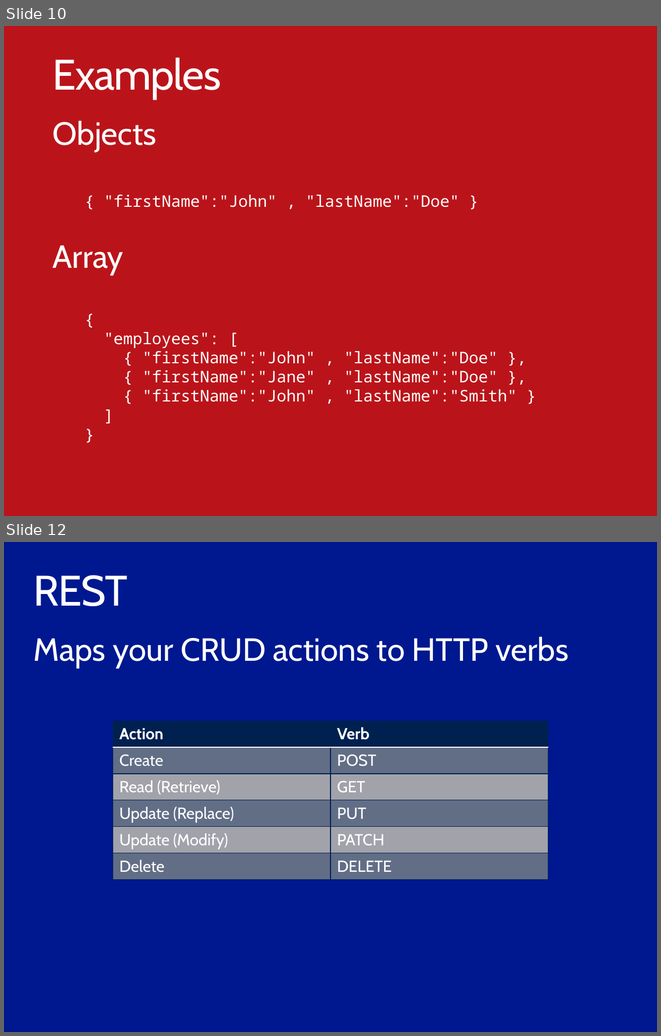
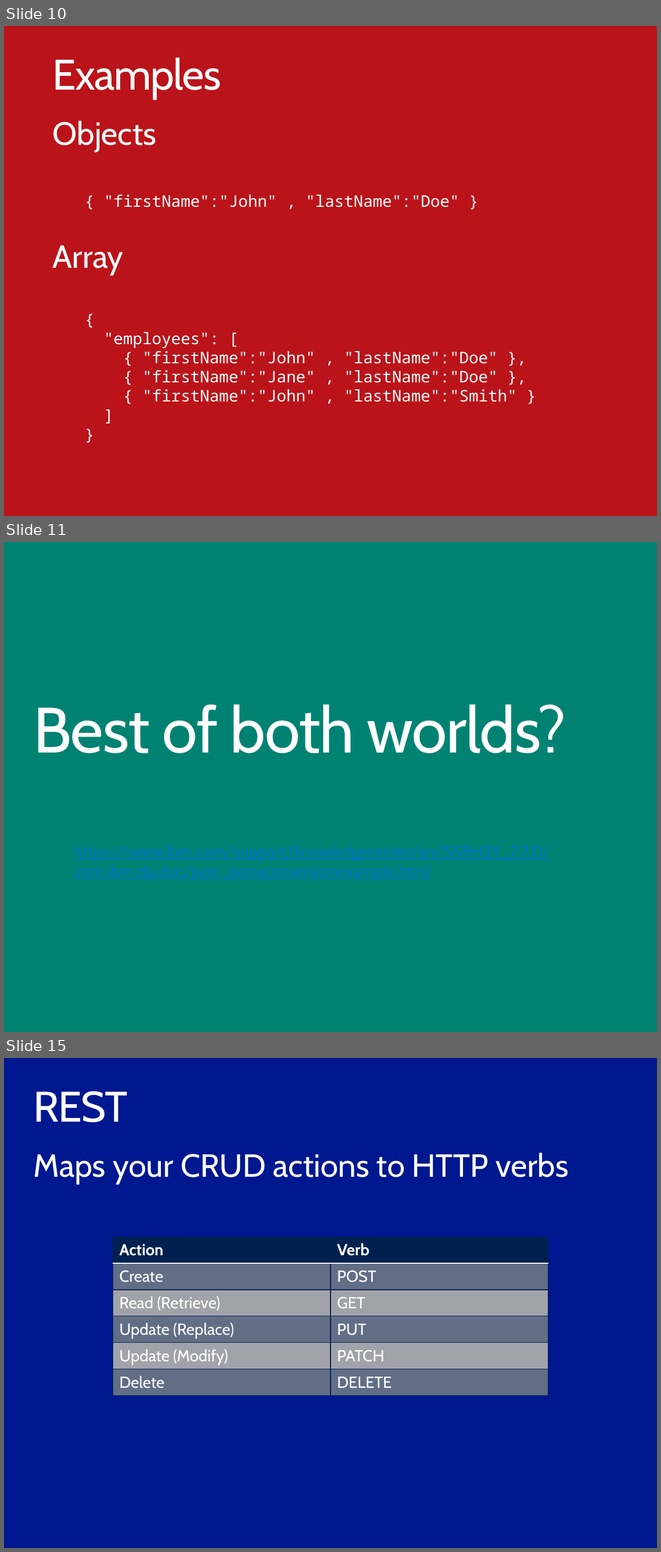
Before and after one commit to ondfisk/BDSA2018, a slide deck: Slides/Lecture07 - JSON and the REST, ASP.NET Core.pptx. Shown one above the other, each under a label of ours: slides 10 and 12 before the commit, slides 10, 11 and 15 after it; the slides between them are not shown. The pictures are 661x1036 and 661x1552 pixels, drawn with LibreOffice and Linux fonts; fonts in the diff are those of the drawing. Boxes give left, top, right and bottom in pixels: in the first picture for what was removed or moved away, otherwise in the second. Text is boxed around its words. In the diff, an @@ line names an element or a change of style, - is before the commit and + after.

Commit message:
Updated slides

```diff
--- a/Slides/Lecture07 - JSON and the REST, ASP.NET Core.pptx
+++ b/Slides/Lecture07 - JSON and the REST, ASP.NET Core.pptx
@@ slide 11 added at [4, 542, 657, 1032], background #008272 @@
@@ title added at [34, 704, 566, 753], 72 pt, text #FFFFFF @@
+Best of both worlds?
@@ what was slide 12 is now slide 15 @@
```
Also in this commit, not shown: 1 slide changed, 2 other slides added.
